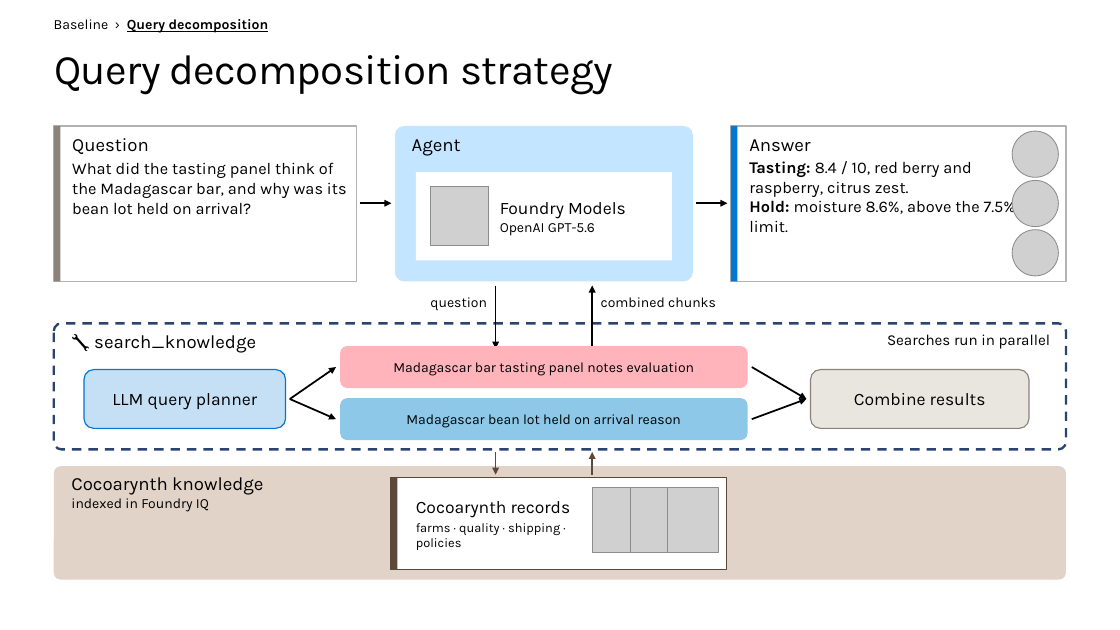
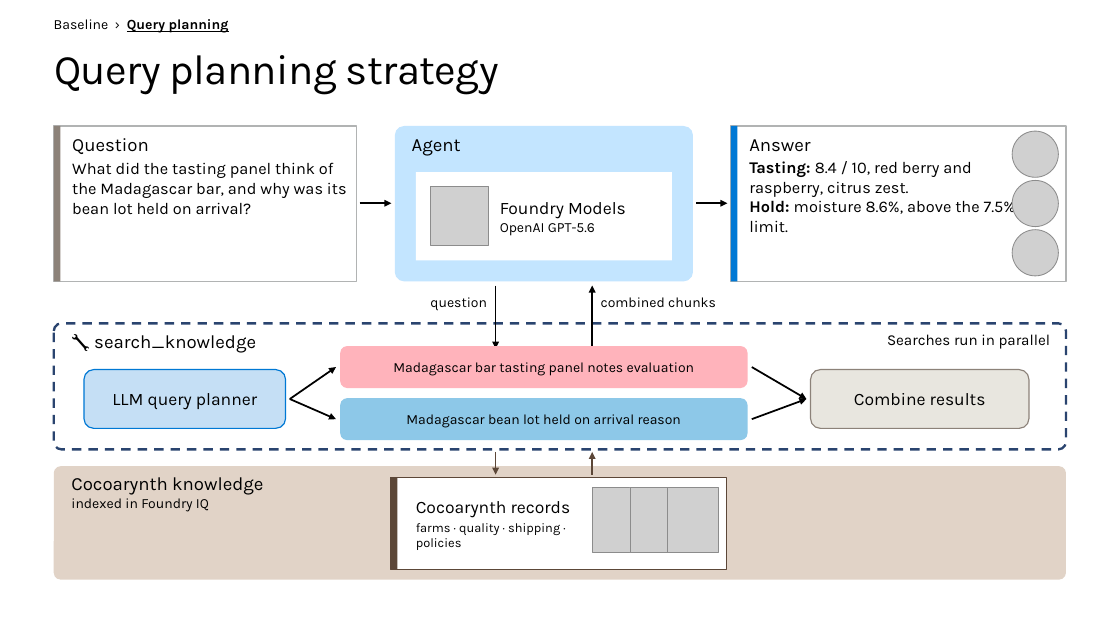
Before and after one commit to microsoft/ignite26-BRK300-building-agentic-retrieval-from-diy-to-foundry-iq, a slide deck: slide 14 of IgniteBRK300-WorkingDeck.pptx. Drawn at 1120x630 pixels with LibreOffice and Linux fonts; fonts in the diff are those of the drawing; grey boxes stand for pictures; background and template pictures are left out. Boxes give left, top, right and bottom in pixels: in the first picture for what was removed or moved away, otherwise in the second. Text is boxed around its words. In the diff, an @@ line names an element or a change of style, - is before the commit and + after.

Commit message:
More cleanups of query planning

```diff
--- a/IgniteBRK300-WorkingDeck.pptx
+++ b/IgniteBRK300-WorkingDeck.pptx
@@ text at <box>54,19,229,33</box>: text changed @@
-Baseline › Query decomposition
+Baseline › Query planning
@@ title at <box>54,55,499,95</box>: text changed @@
-Query decomposition strategy
+Query planning strategy
```
Also in this commit, not shown: 16 other slides changed, 15 slides removed, 38 other files.
